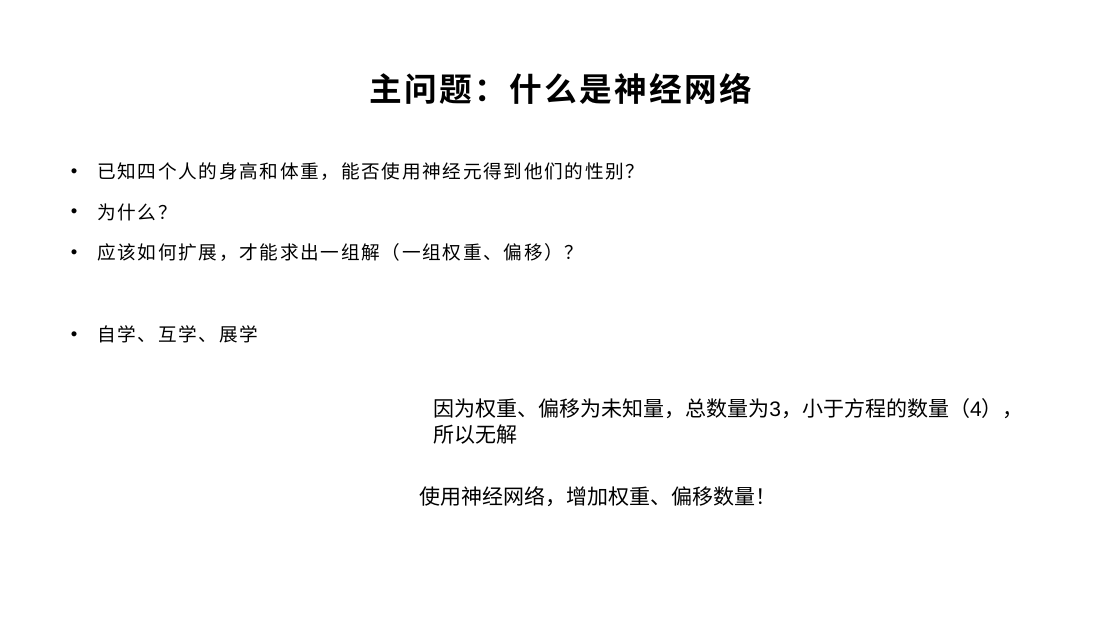
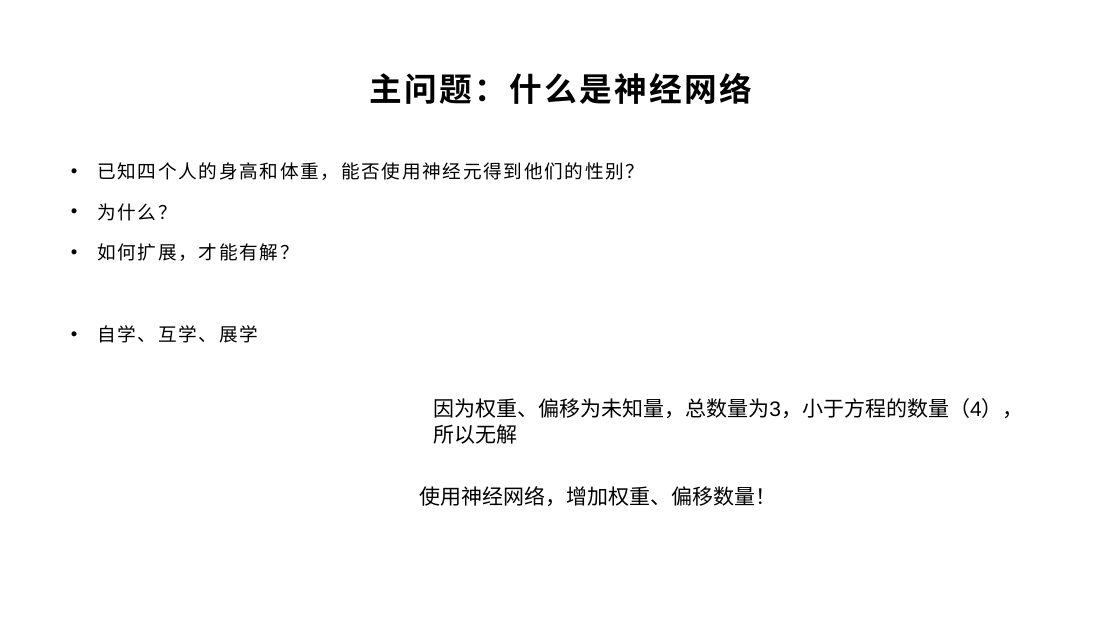
Before and after one commit to yyc-git/DeepLearningEdu, a slide deck: slide 7 of lessons/2_gender_analyze/ppt/“判断性别”Demo需求分析和初步设计（中）.pptx. Drawn at 1120x630 pixels with LibreOffice and Linux fonts; fonts in the diff are those of the drawing; background and template pictures are left out. Boxes give left, top, right and bottom in pixels: in the first picture for what was removed or moved away, otherwise in the second. Text is boxed around its words. In the diff, an @@ line names an element or a change of style, - is before the commit and + after.

```diff
--- a/lessons/2_gender_analyze/ppt/“判断性别”Demo需求分析和初步设计（中）.pptx
+++ b/lessons/2_gender_analyze/ppt/“判断性别”Demo需求分析和初步设计（中）.pptx
@@ text at [97, 243, 299, 261]: text changed @@
-• 应该如何扩展，才能求出一组解（一组权重、偏移）？
+• 如何扩展，才能有解？
```
Also in this commit, not shown: 4 other slides changed, 10 other files.
